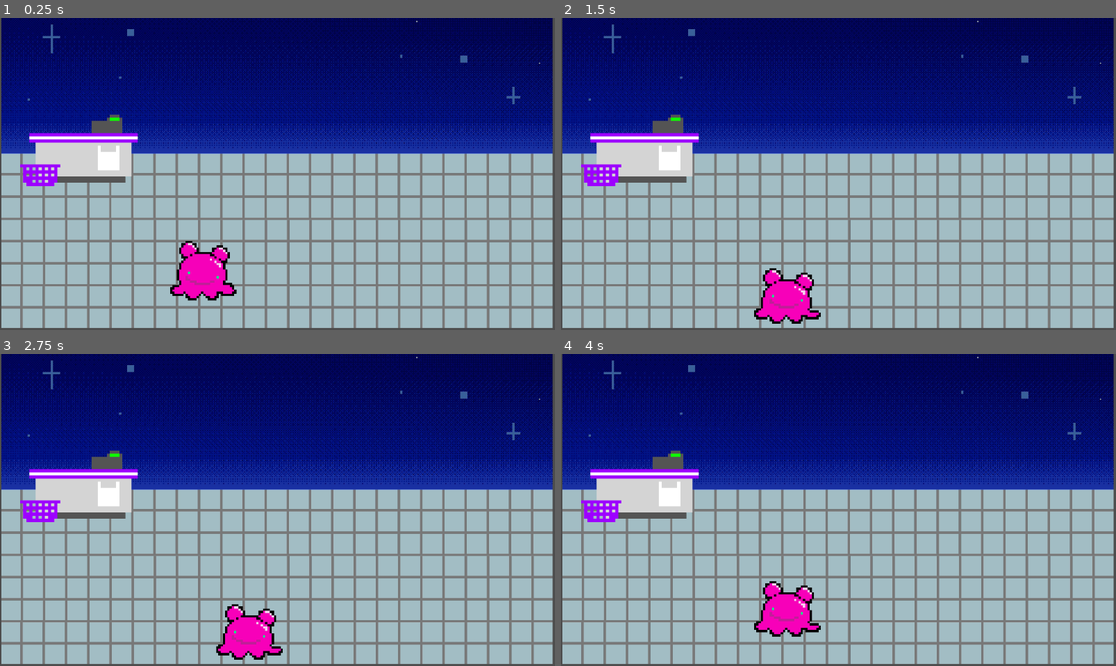
Above: before the commit, frames 1-4 (two rows, left to right).
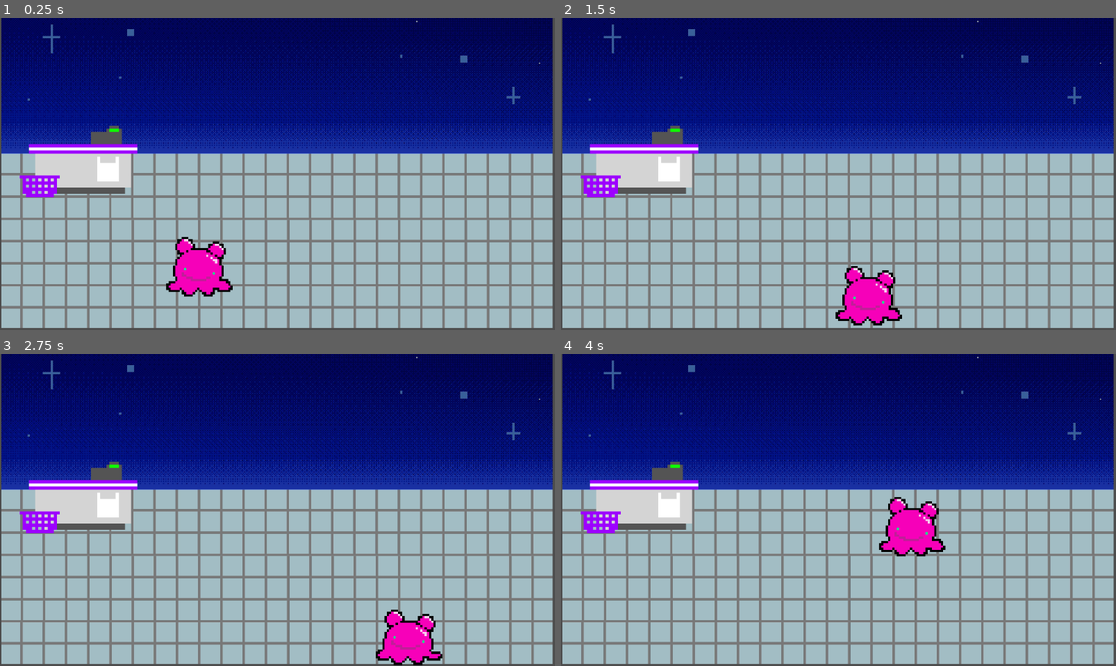
Above: after the commit, the same moments.

Repository: asiderys/ROOT16-Game-Jam
Game: Godot game, scene res://store-layout/day_store.tscn
Two runs of this game, one before a commit and one after it. Both use one fixed random seed, a clock stepped at 60 frames per second and the inputs below.
Inputs:
- Up to frame 1 (0.25 s): no input
- Up to frame 2 (1.5 s): tap Enter at 0.5 s; hold Right (ui_right) 0.53-1.28 s; hold Down (ui_down) from 1.28 s (still down)
- Up to frame 3 (2.75 s): tap Space at 2 s; release Down (ui_down) at 2.03 s; hold Right (ui_right) from 2.03 s (still down)
- Up to frame 4 (4 s): release Right (ui_right) at 2.78 s; hold Up (ui_up) 2.78-3.53 s; hold Left (ui_left) from 3.53 s (still down)

The runs differ from the first frame. In frame 1, 4.0% of the frame differs, in the area x 3-43%, y 30-91%; in frame 2, 6.0%; in frame 3, 5.9%; in frame 4, 6.0%, in the area x 3-70%, y 30-91%.

Commit message:
updates to motion

Diff:
--- a/store-layout/TileMovement.gd
+++ b/store-layout/TileMovement.gd
@@ -1,6 +1,8 @@
 extends CharacterBody2D
 
-var tileSize = 48
+var tileSize = 32 # can change this later just picked one for now
+var animation_speed = 3
+var moving = false
 var inputs = {"ui_right": Vector2.RIGHT,
 "ui_left": Vector2.LEFT,
 "ui_up": Vector2.UP,
@@ -14,16 +16,28 @@
 	position = position.snapped(Vector2.ONE * tileSize)
 	position += Vector2.ONE * tileSize/2
 
-func _unhandled_input(event: InputEvent) -> void:
-	for dir in inputs.keys():
-		if event.is_action_pressed(dir):
-			move(dir)
+#func _unhandled_input(event: InputEvent) -> void:
+	#for dir in inputs.keys():
+		#if event.is_action_pressed(dir):
+			#move(dir)
+#func move(dir):
+	#var target = inputs[dir] * tileSize
+	#anim.play('move_anim')
+	#if not test_move(global_transform, target):
+		#position += target
 
-func move(dir):
-	var target = inputs[dir] * tileSize
-	anim.play('move_anim')
-	if not test_move(global_transform, target):
-		position += target
+@export var speed = 300
+
+func get_input() -> Vector2:
+	var input_direction = Input.get_vector("ui_left", "ui_right", "ui_up", "ui_down")
+	velocity = input_direction * speed
+	return input_direction
+
+func _physics_process(delta):
+	var input_direction = get_input()
+	if input_direction != Vector2.ZERO:
+		anim.play('move_anim')
+	move_and_slide()
 
 # Called every frame. 'delta' is the elapsed time since the previous frame.
 func _process(delta: float) -> void:
--- a/store-layout/day_store.tscn
+++ b/store-layout/day_store.tscn
@@ -27,8 +27,8 @@
 size = Vector2(233, 45)
 
 [sub_resource type="SegmentShape2D" id="SegmentShape2D_eucd7"]
-a = Vector2(1153, 0)
-b = Vector2(0, 0)
+a = Vector2(1150, 181)
+b = Vector2(-3, 181)
 
 [sub_resource type="SegmentShape2D" id="SegmentShape2D_ipnrw"]
 a = Vector2(0, 648)
@@ -61,7 +61,7 @@
 [node name="Register" type="Node2D" parent="." unique_id=1770918848]
 
 [node name="StaticBody2D" type="StaticBody2D" parent="Register" unique_id=1421475735]
-position = Vector2(2, 161)
+position = Vector2(1, 184)
 
 [node name="CollisionShape2D" type="CollisionShape2D" parent="Register/StaticBody2D" unique_id=448227590]
 position = Vector2(163.5, 168.5)
